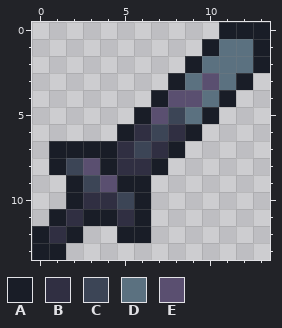
Pixel-art sprite: Items/Xyllium/BaseSword.png. The picture above is the old version.
The file is 28x28 pixels, drawn in blocks of 2x2; one block is one cell here.
Palette (. is transparent): A #191d27  B #302f42  C #3c4556  D #5b7180  E #5a4f70
The result:
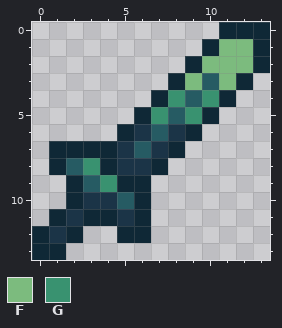
Colours new in this view: F #7cbb7e  G #399270
Diff:
Colour A changes from #191d27 to #0f2836.
Colour B changes from #302f42 to #1b3447.
Colour C changes from #3c4556 to #265b63.
The author changed colour E to colour C in row 3 at x 10; in row 4 at x 9.
The author changed colour D to colour F in row 1 at x 11 to 12; in row 2 at x 10 to 12; in row 3 at x 9 and 11.
The author changed colour D to colour G in row 4 at x 10; in row 5 at x 9.
The author changed colour E to colour G in row 4 at x 8; in row 5 at x 7; in row 8 at x 3; in row 9 at x 4.
Boxes around the changes in both pictures, in picture pixels (x1, y1, x2, y2):
changed: (32, 22, 270, 260)
